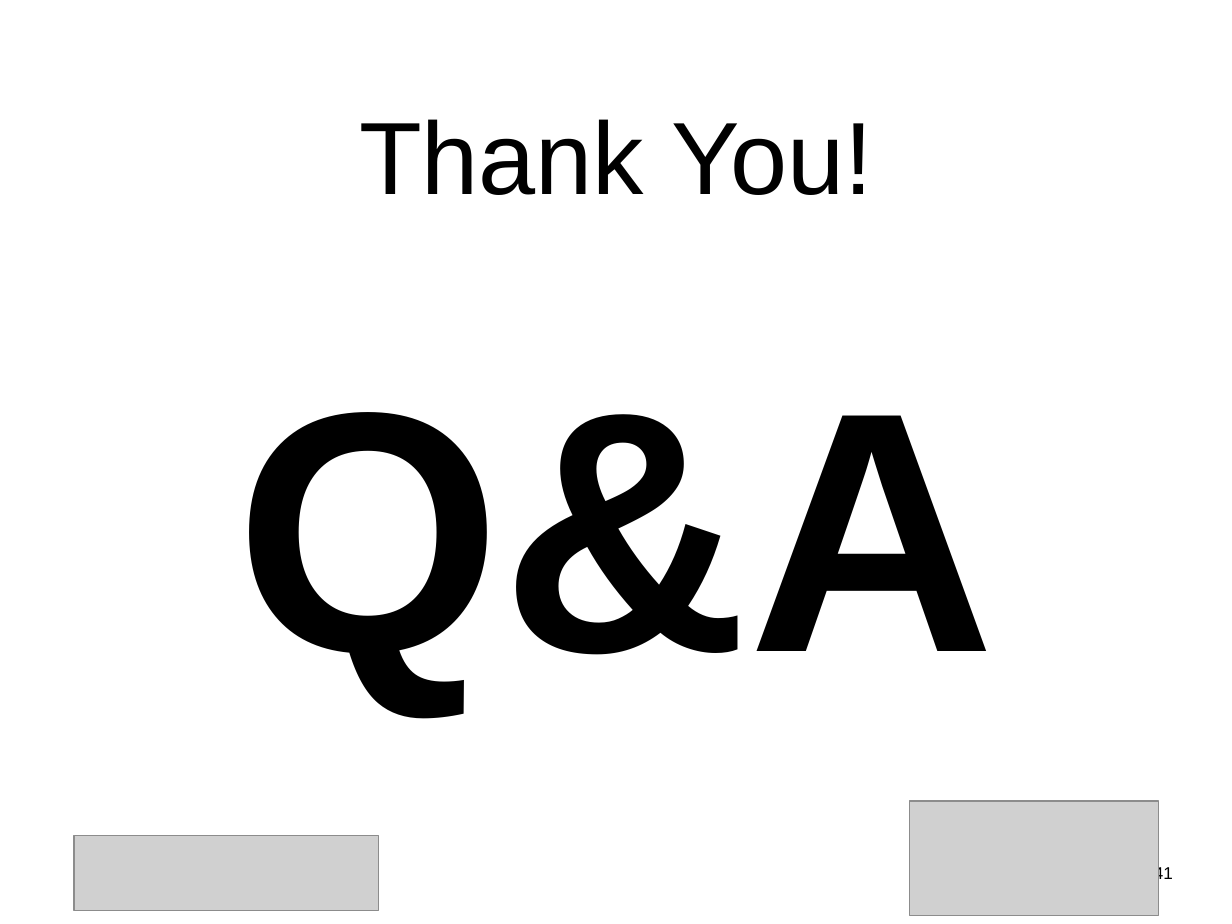
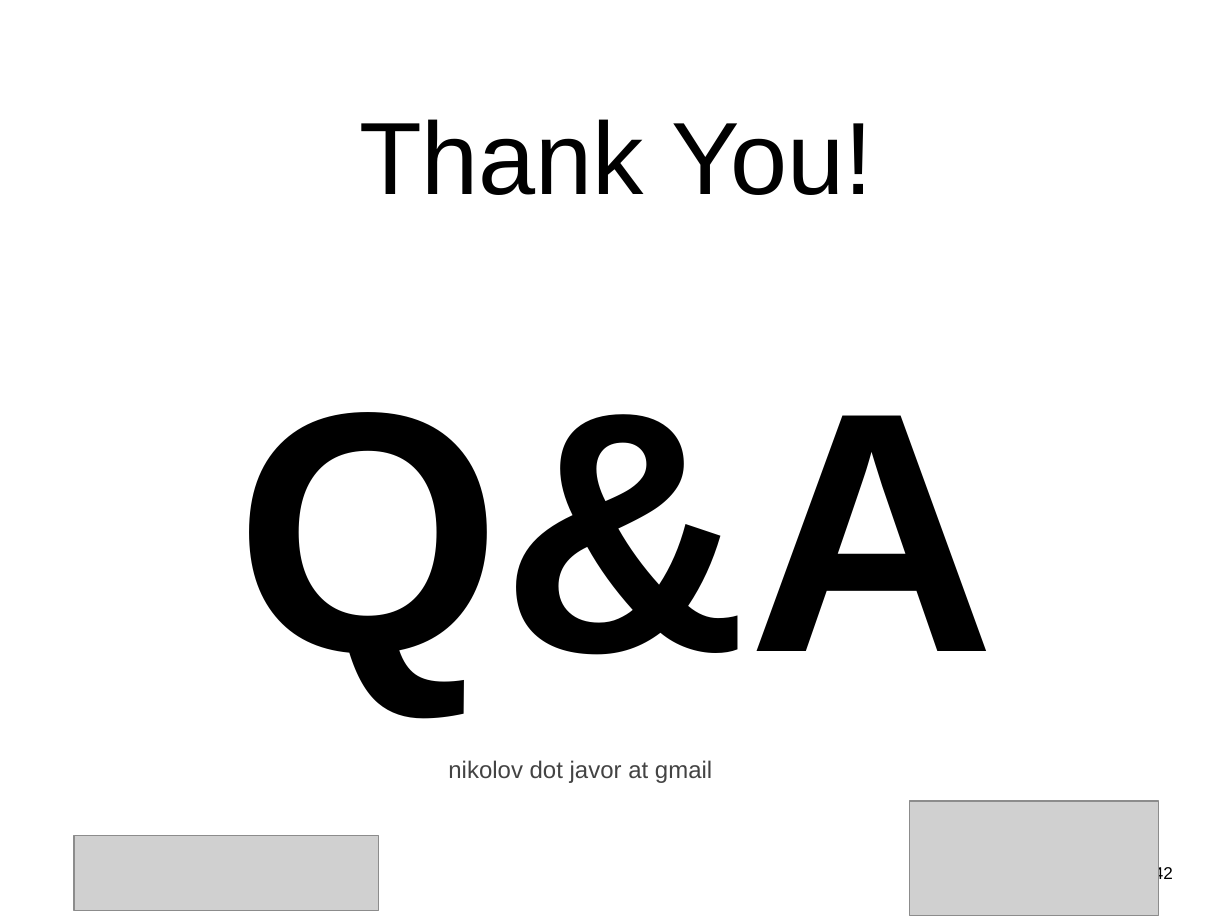
Before and after one commit to javornikolov/bgoug-rubyplsql-spec, a slide deck: slide 42 of Oracle PL-SQL unit testing with ruby-plsql-spec.pptx (slide 41 before the commit). Drawn at 1232x924 pixels with LibreOffice and Linux fonts; fonts in the diff are those of the drawing; grey boxes stand for pictures. Boxes give left, top, right and bottom in pixels: in the first picture for what was removed or moved away, otherwise in the second. Text is boxed around its words. In the diff, an @@ line names an element or a change of style, - is before the commit and + after.

```diff
--- a/Oracle PL-SQL unit testing with ruby-plsql-spec.pptx
+++ b/Oracle PL-SQL unit testing with ruby-plsql-spec.pptx
@@ text added at [448,760,712,783], 14 pt, text #434343 @@
+nikolov dot javor at gmail
@@ page number at [1154,865,1173,883]: text changed @@
-41
+42
```
Also in this commit, not shown: 4 other slides changed, 4 slides added.
